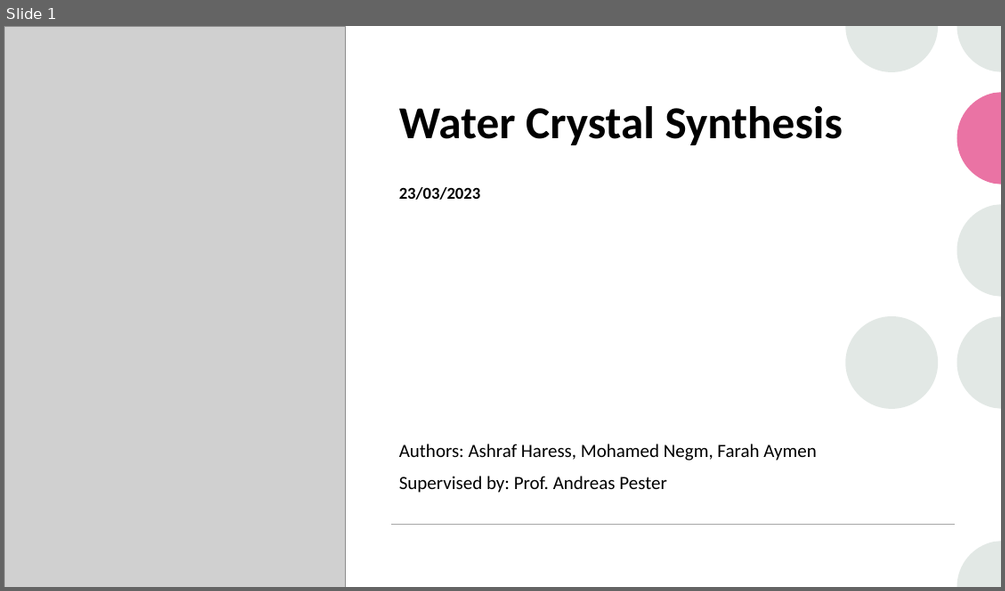
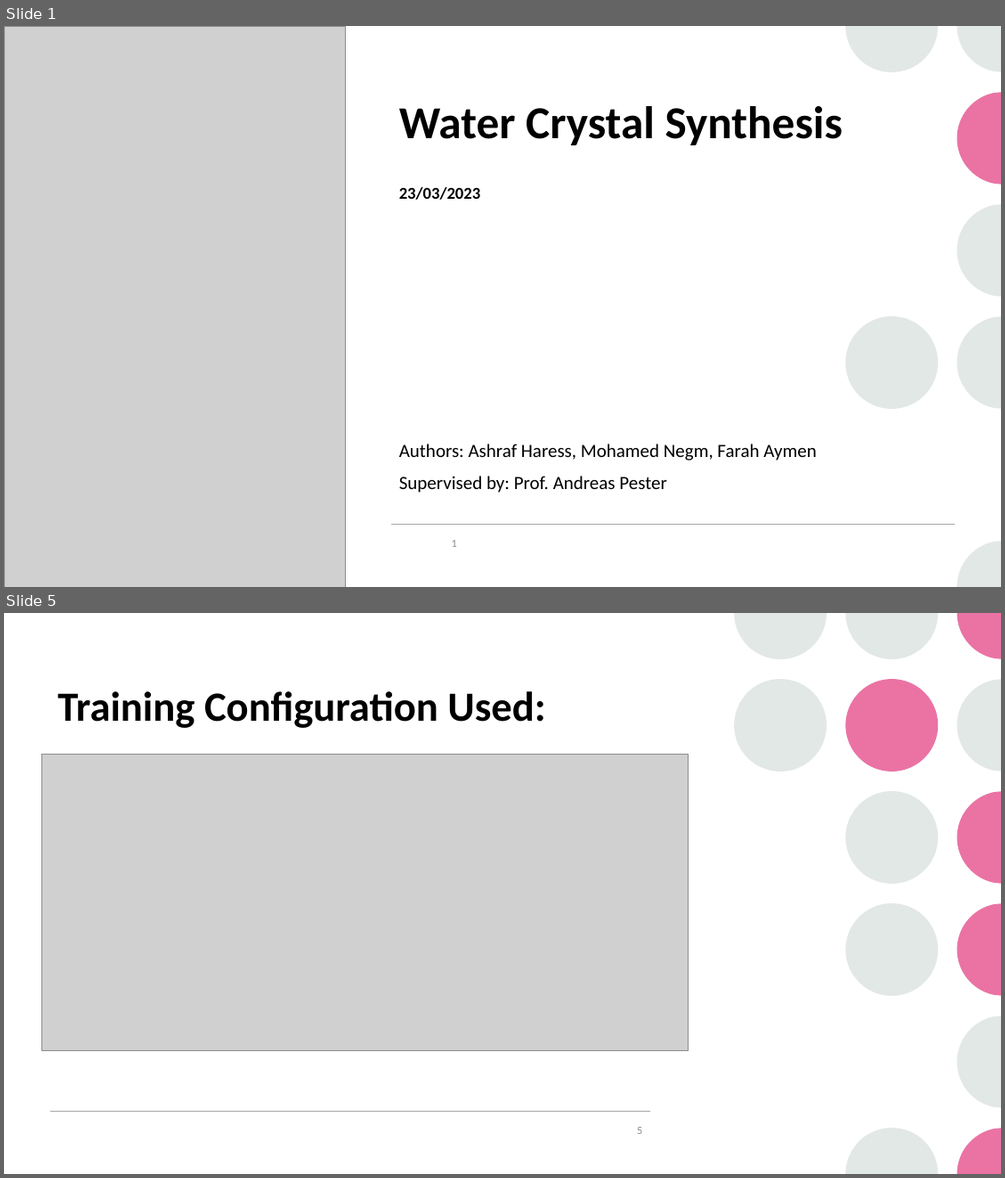
Before and after one commit to OdyAsh/dl-water-crystals-synthesis-super-resolution, a slide deck: project_info/water_crystal_synthesis_v1.pptx. Shown one above the other, each under a label of ours: slide 1 before the commit, slides 1 and 5 after it; the slides between them are not shown. The pictures are 1005x591 and 1005x1178 pixels, drawn with LibreOffice and Linux fonts; fonts in the diff are those of the drawing; grey boxes stand for pictures. Boxes give left, top, right and bottom in pixels: in the first picture for what was removed or moved away, otherwise in the second. Text is boxed around its words. In the diff, an @@ line names an element or a change of style, - is before the commit and + after.

```diff
--- a/project_info/water_crystal_synthesis_v1.pptx
+++ b/project_info/water_crystal_synthesis_v1.pptx
@@ slide 5 added at (4, 613, 1001, 1174), background #FFFFFF; not listed: 1 template element that a slide beside it also shows @@
@@ group added at (734, 613, 1001, 1174): 8 freeform shapes, 4 ellipses @@
@@ title added at (57, 691, 545, 728), 40 pt, text #000000, bold @@
+Training Configuration Used:
@@ picture added at (41, 755, 688, 1051) @@
@@ line added from (50, 1111) to (650, 1111), #A6A6A6 1 pt @@
@@ page number added at (637, 1127, 642, 1134), 10.5 pt, text #8C8C8C @@
+5
@@ slide 1 changed as well @@
@@ page number added at (452, 540, 457, 547), 10.5 pt, text #8C8C8C @@
+1
```
Also in this commit, not shown: 6 other slides added, 1 slide removed, 2 other files.
